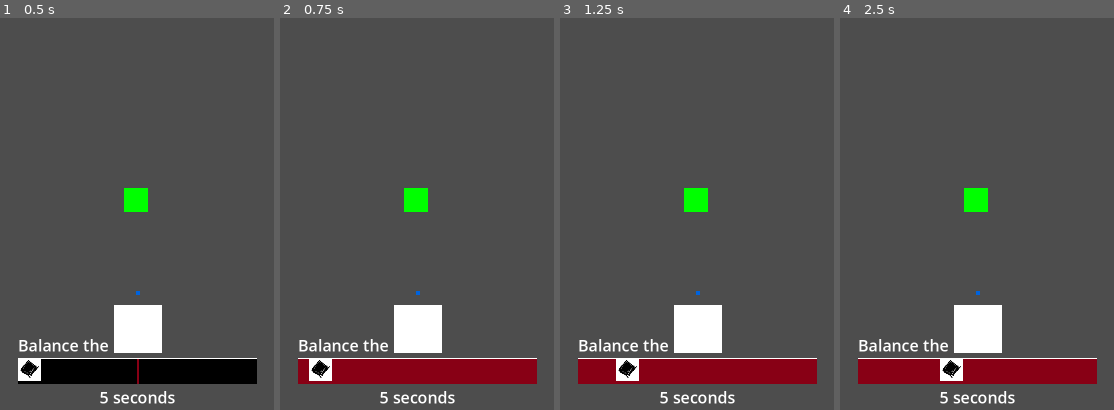
Above: before the commit, frames 1-4 (left to right).
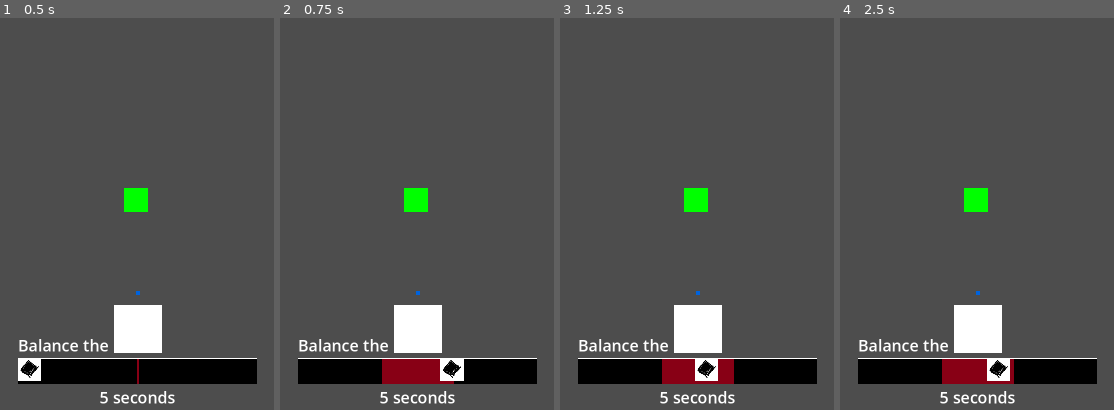
Above: after the commit, the same moments.

Repository: AndrewJDGalga/ggj2024
Game: Godot game, scene res://levels/testaj.tscn
The game is run twice, just before and just after one commit, with the same random seed, the same clock (stepped at 60 frames per second) and the same inputs. The project has no main scene, so this scene is started directly.
Inputs:
- Up to frame 1 (0.5 s): no input
- Up to frame 2 (0.75 s): tap Enter (ui_accept) at 0.5 s; hold Up (action1) from 0.53 s (still down)
- Up to frame 3 (1.25 s): keep holding Up (action1); tap Enter (ui_accept) at 0.77, 1.07 s; tap Down (action2) at 0.8 s
- Up to frame 4 (2.5 s): release Up (action1) at 1.28 s; tap Down (action2) at 1.35 s; tap Enter (ui_accept) at 1.52, 1.55, 1.82, 2.1 s; hold Up (action1) from 2.03 s (still down)
The pictures show only the part of the screen within x 29-79%, y 50-100%; the shares and areas given below are measured in that part.

Frame 1 is identical in both runs. In frame 2, 4.1% of the frame differs, in the area x 6-94%, y 86-94%; in frame 3, 4.2%; in frame 4, 4.8%.

Commit message:
assets + manual moving to balance bar

Diff:
--- a/UI/BalanceMeter.gd
+++ b/UI/BalanceMeter.gd
@@ -2,7 +2,7 @@
 
 @onready var meter = $BalanceMeterSafeProgressBar
 @onready var timer = $Timer
-@export var auto_slide_speed : float = 0.01
+@export var auto_slide_slow : float = 4
 @export var controlled_slide_speed : float = 0.1
 var TimeUnits = "seconds"
 var new_percent = 0 # testing var for debug
@@ -20,9 +20,17 @@
 	if is_running:
 		#step_debug_meter()
 		auto_move_point(delta)
+		fail_check()
+
+func push_point(dir:float, slow:float, dt:float):
+	print(cur_point_pos)
+	cur_point_pos = set_meter_point_percent(cur_point_pos + (dt/slow)*dir)
+	print(cur_point_pos)
 
 func auto_move_point(delta):
-	cur_point_pos = set_meter_point_percent(cur_point_pos + delta/4 * pull_dir)
+	cur_point_pos = set_meter_point_percent(cur_point_pos + delta/auto_slide_slow * pull_dir)
+
+func fail_check():
 	if cur_point_pos > meter.get_size().x || \
 		cur_point_pos < (meter.get_size().x - meter.get_size().x/2):
 		emit_signal("has_failed")
@@ -39,6 +47,7 @@
 	reset(safe_width)
 
 func reset(new_safe_width:float):
+	cur_point_pos = 0.5
 	set_meter_point_percent(0.5)
 	set_safe_zone_percent(new_safe_width)
 
--- a/entities/curtis.gd
+++ b/entities/curtis.gd
@@ -69,8 +69,12 @@
 				if (Input.is_action_pressed("action2")):
 					reward_instance.scroll_down()
 			game_manager.PLAY_STATE.TEST:
+				if Input.is_action_just_pressed("ui_accept"):
+					catch_meter.start(0.3, 0.2)
 				if Input.is_action_pressed("action1"):
-					catch_meter.start(1, 0.2)
+					catch_meter.push_point(1, 2.0, delta)
+				if Input.is_action_pressed("action2"):
+					catch_meter.push_point(-1, 2.0, delta)
 				#cur_throw_power = -50
 				#anim_player.play("toss_lure")
 				#game_manager.cur_state = game_manager.PLAY_STATE.CASTING
Binary file added: assets/art/Jesus Fish.png
Not shown, added: assets/art/Jesus Fish.png.import
Binary file added: assets/art/Moonshine bottle 2.png
Not shown, added: assets/art/Moonshine bottle 2.png.import
Binary file added: assets/art/Sun_and_moon.png
Not shown, added: assets/art/Sun_and_moon.png.import
